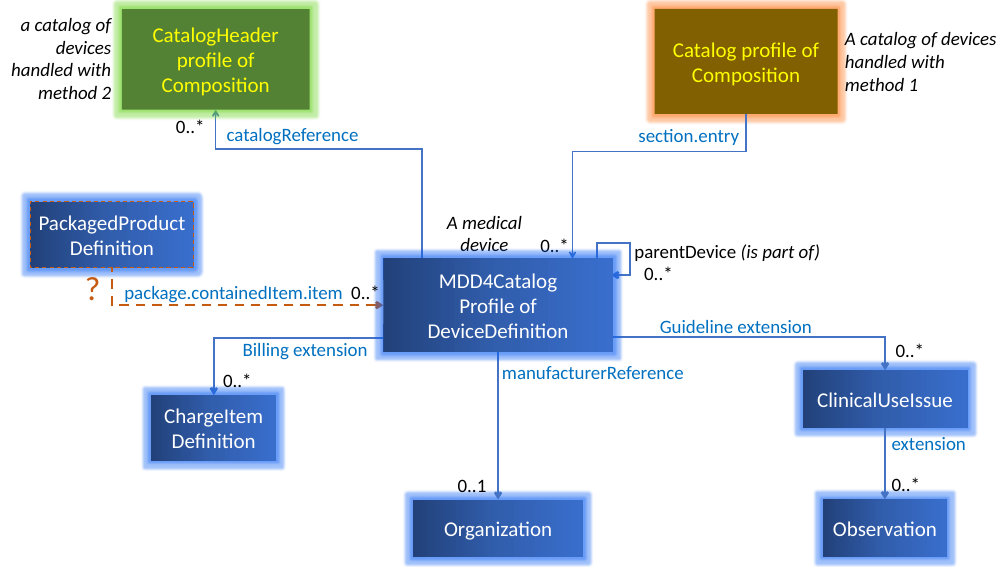
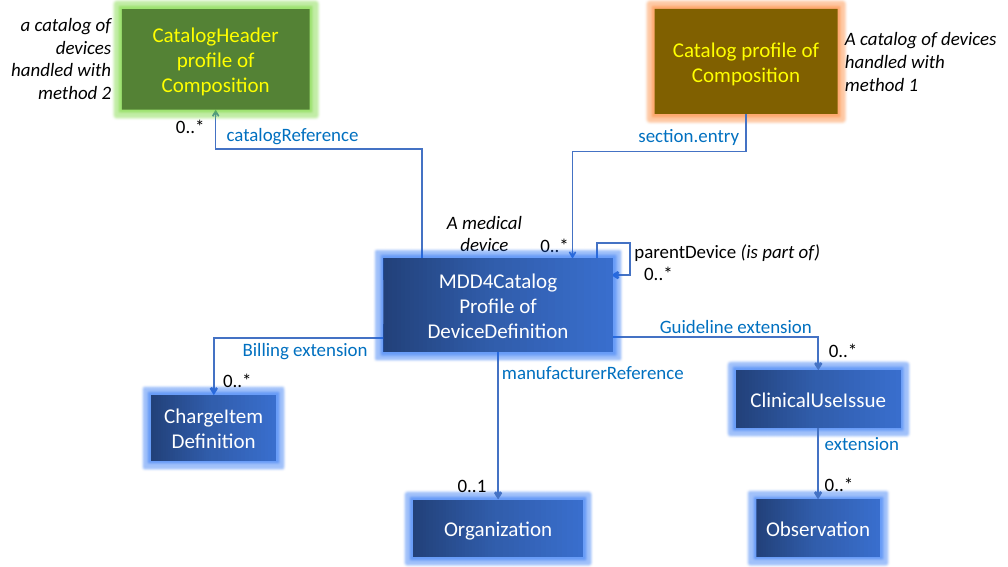
Before and after one commit to HL7/fhir-order-catalog, a slide deck: slide 1 of input/images-source/DeviceCatalog.pptx. Drawn at 1008x567 pixels with LibreOffice and Linux fonts; fonts in the diff are those of the drawing. Boxes give left, top, right and bottom in pixels: in the first picture for what was removed or moved away, otherwise in the second. Text is boxed around its words. In the diff, an @@ line names an element or a change of style, - is before the commit and + after.

```diff
--- a/input/images-source/DeviceCatalog.pptx
+++ b/input/images-source/DeviceCatalog.pptx
@@ rectangle removed at box(30, 202, 194, 268) @@
-PackagedProductDefinition
@@ text removed at box(77, 263, 125, 312) @@
-?
@@ elbow arrow removed from (112, 268) to (383, 306) @@
@@ text removed at box(124, 286, 342, 305) @@
-package.containedItem.item
@@ text removed at box(351, 283, 380, 304) @@
-0..*
@@ elbow arrow moved from (613, 337) - (885, 371) to (613, 337) - (818, 371) @@
@@ text "0..*": place and size @@
-text "0..*" at box(896, 343, 925, 363)
+text "0..*" at box(829, 343, 858, 363)
@@ 2 texts, 2 rectangles, 1 elbow arrow: place and size @@
-2 texts, 2 rectangles, 1 elbow arrow at box(803, 371, 968, 557)
+2 texts, 2 rectangles, 1 elbow arrow at box(736, 371, 901, 557)
```
Also in this commit, not shown: 4 other files.
